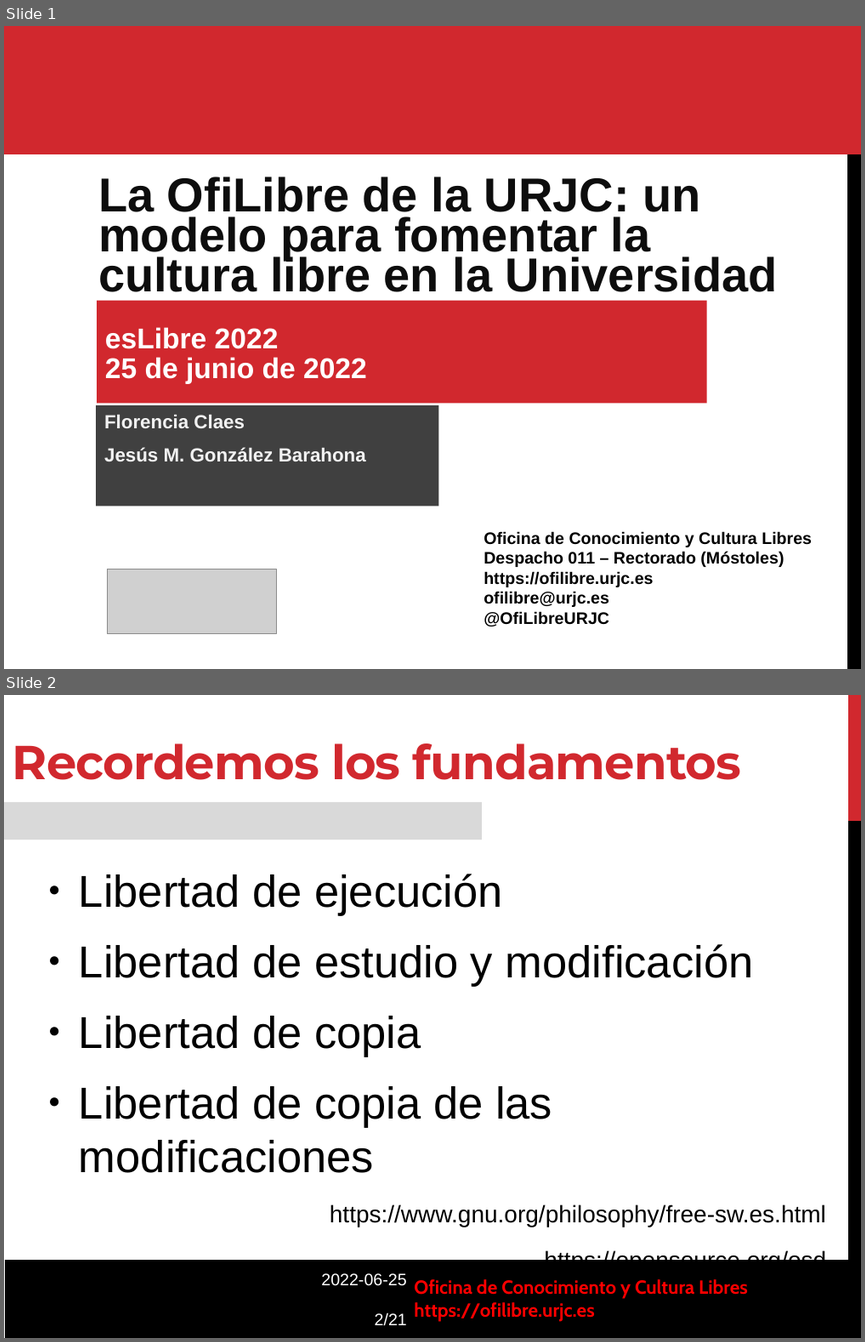
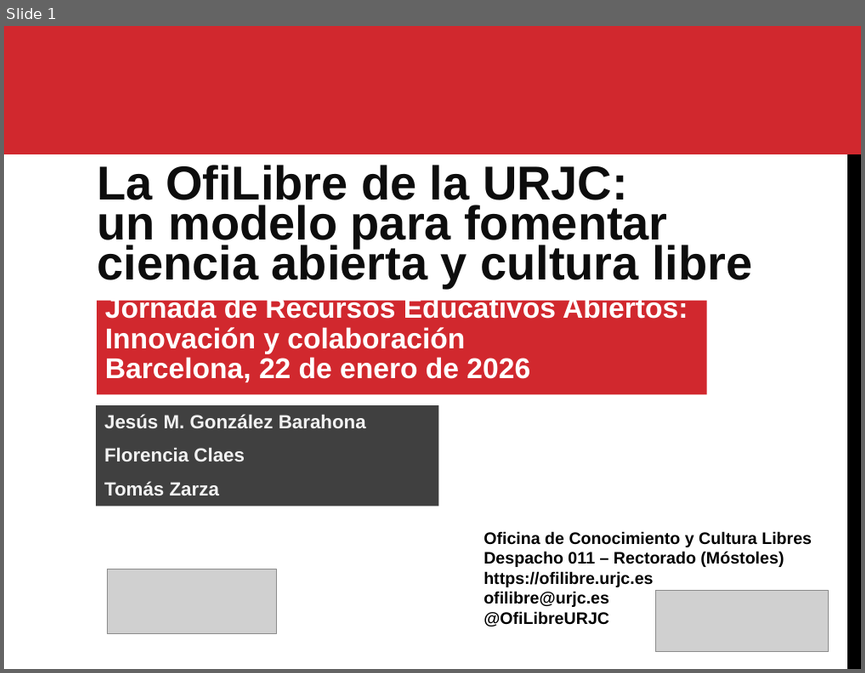
Before and after one commit to roberto-red/ofilibre, a slide deck: static/transpas/ofilibre/Modelo-OfiLibre.odp. Shown one above the other, each under a label of ours: slides 1 and 2 before the commit, slide 1 after it. The pictures are 865x1342 and 865x673 pixels, drawn with LibreOffice and Linux fonts; fonts in the diff are those of the drawing; grey boxes stand for pictures; background and template pictures are left out. Boxes give left, top, right and bottom in pixels: in the first picture for what was removed or moved away, otherwise in the second. Text is boxed around its words. In the diff, an @@ line names an element or a change of style, - is before the commit and + after.

Commit message:
Nueva presentación del "modelo OfiLibre"

```diff
--- a/static/transpas/ofilibre/Modelo-OfiLibre.odp
+++ b/static/transpas/ofilibre/Modelo-OfiLibre.odp
@@ slide 2 removed at [4, 695, 861, 1338], background #FFFFFF @@
@@ freeform shape removed at [849, 695, 861, 820] @@
@@ text removed at [12, 743, 741, 780] @@
-Recordemos los fundamentos
@@ rectangle removed at [4, 802, 481, 839] @@
@@ freeform shape removed at [849, 817, 861, 1331] @@
@@ text removed at [79, 873, 826, 1259] @@
-● Libertad de ejecución
-● Libertad de estudio y modificación
-● Libertad de copia
-● Libertad de copia de las modificaciones
-https://www.gnu.org/philosophy/free-sw.es.html
-https://opensource.org/osd
@@ freeform shape removed at [5, 1259, 861, 1338] @@
@@ text removed at [321, 1273, 407, 1326] @@
-2022-06-25
-2/21
@@ text removed at [414, 1279, 748, 1321] @@
-Oficina de Conocimiento y Cultura Libres
-https://ofilibre.urjc.es
@@ slide 1 changed as well @@
@@ text at [97, 165, 752, 287]: text changed @@
-La OfiLibre de la URJC: un modelo para fomentar la cultura libre en la Universidad
+La OfiLibre de la URJC:
+un modelo para fomentar
+ciencia abierta y cultura libre
@@ rectangle "Jornada de Recursos Educativos Abiertos:": place and size @@
-rectangle "Jornada de Recursos Educativos Abiertos:" at [97, 301, 707, 403]
+rectangle "Jornada de Recursos Educativos Abiertos:" at [97, 301, 707, 394]
@@ text in rectangle at [105, 295, 687, 383]: text changed @@
-esLibre 2022
-25 de junio de 2022
+Jornada de Recursos Educativos Abiertos:
+Innovación y colaboración
+Barcelona, 22 de enero de 2026
@@ text in rectangle at [104, 414, 366, 428]: paragraph added @@
+Jesús M. González Barahona
@@ text in rectangle at [104, 481, 219, 495]: text changed @@
-Jesús M. González Barahona
+Tomás Zarza
@@ picture added at [655, 590, 828, 652] @@
```
Also in this commit, not shown: 7 other slides changed, 15 slides added, 9 other slides removed, 3 other files.
